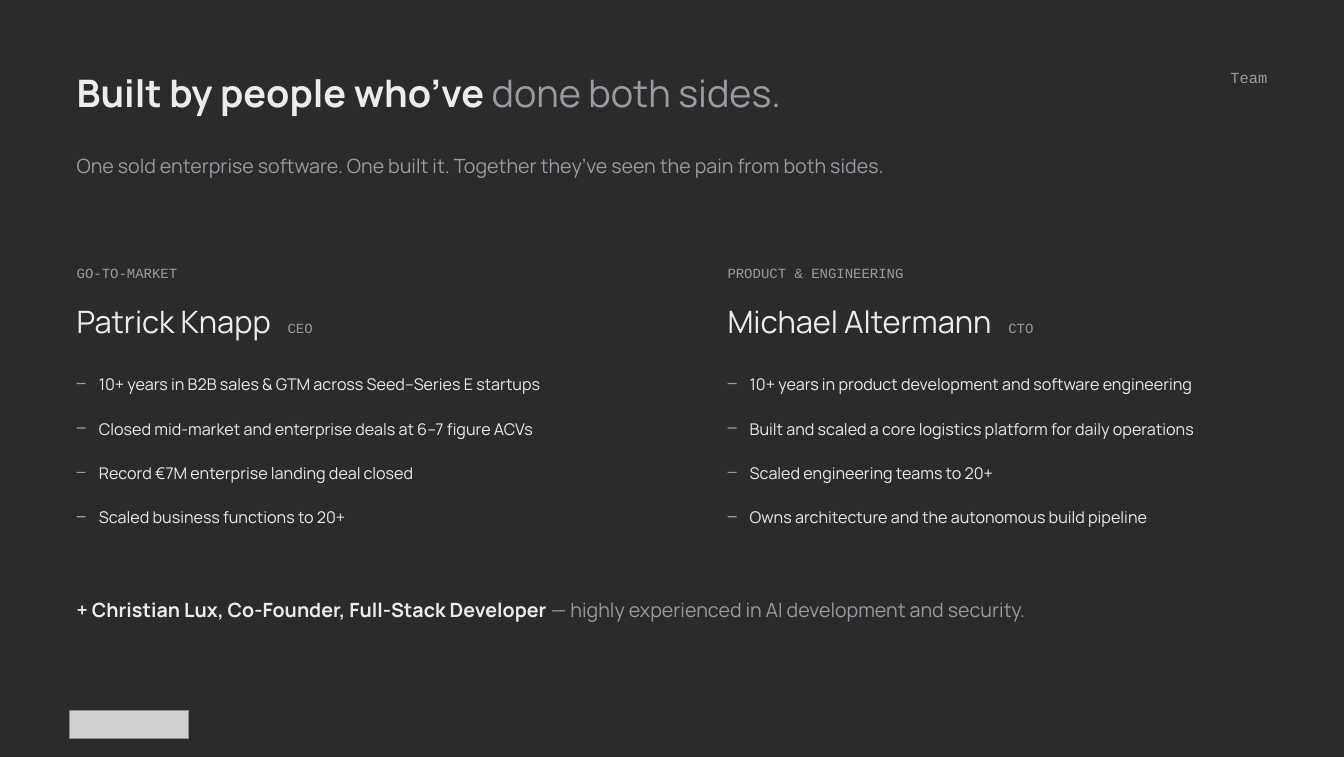
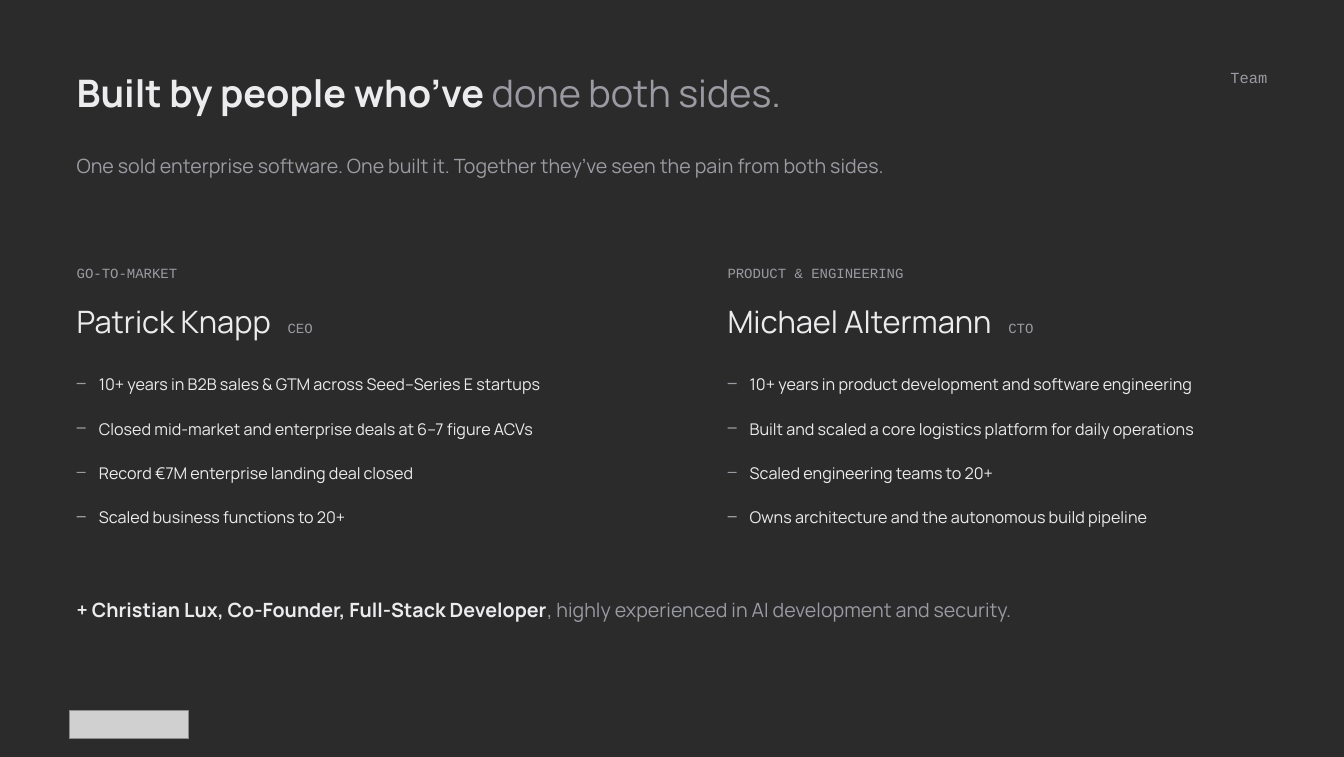
Before and after one commit to athenarunai-gif/Athena, a slide deck: slide 11 of decks/Pitch_Deck_AthenaRun_v4.pptx. Drawn at 1344x757 pixels with LibreOffice and Linux fonts; fonts in the diff are those of the drawing; grey boxes stand for pictures; background and template pictures are left out; a plain dark background stands for a picture behind light text. Boxes give left, top, right and bottom in pixels: in the first picture for what was removed or moved away, otherwise in the second. Text is boxed around its words. In the diff, an @@ line names an element or a change of style, - is before the commit and + after.

```diff
--- a/decks/Pitch_Deck_AthenaRun_v4.pptx
+++ b/decks/Pitch_Deck_AthenaRun_v4.pptx
@@ text at (92, 602, 1011, 622): text changed @@
-+ Christian Lux, Co-Founder, Full-Stack Developer — highly experienced in AI development and security.
++ Christian Lux, Co-Founder, Full-Stack Developer, highly experienced in AI development and security.
```
Also in this commit, not shown: 10 other slides changed, 1 other file.
